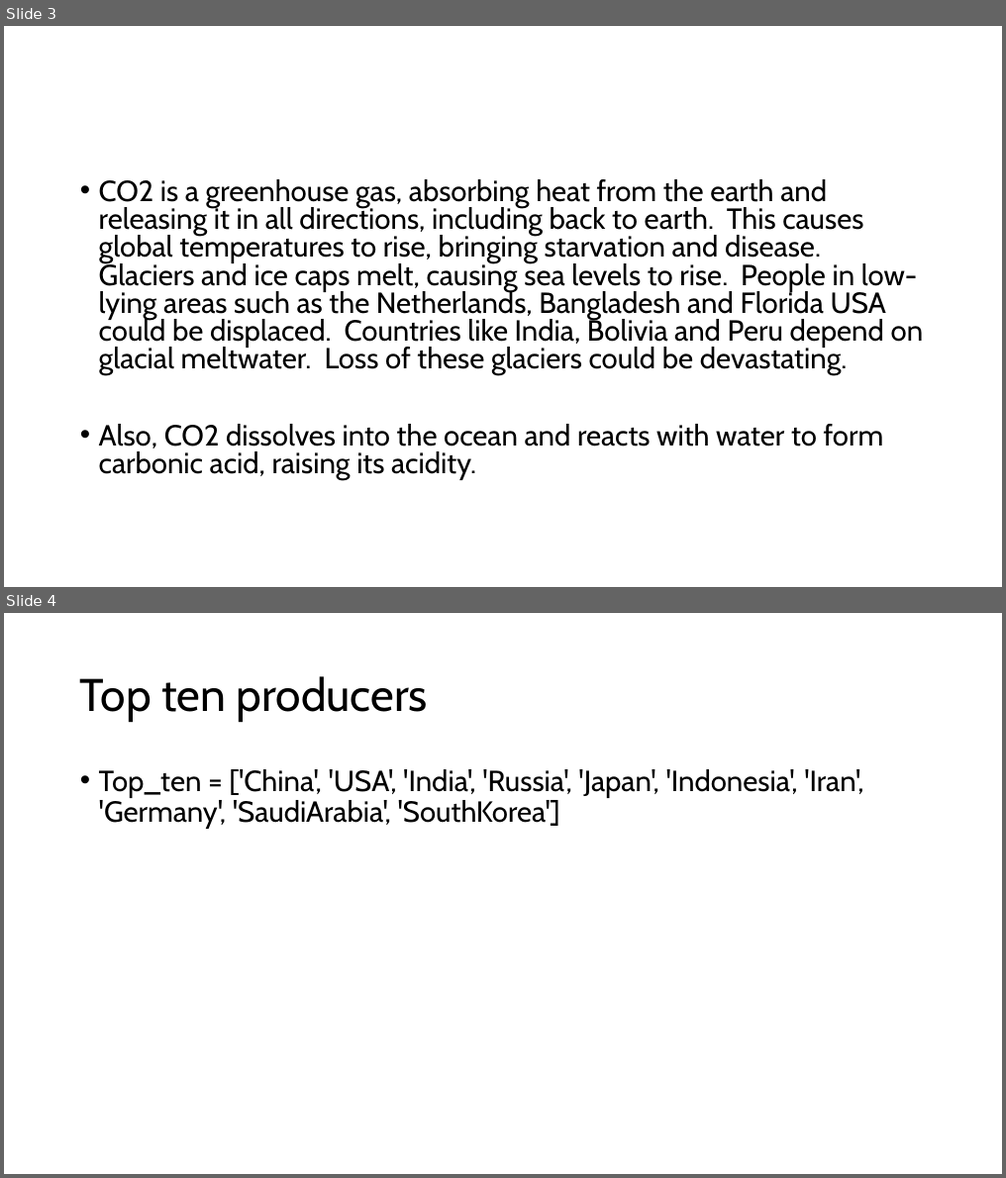
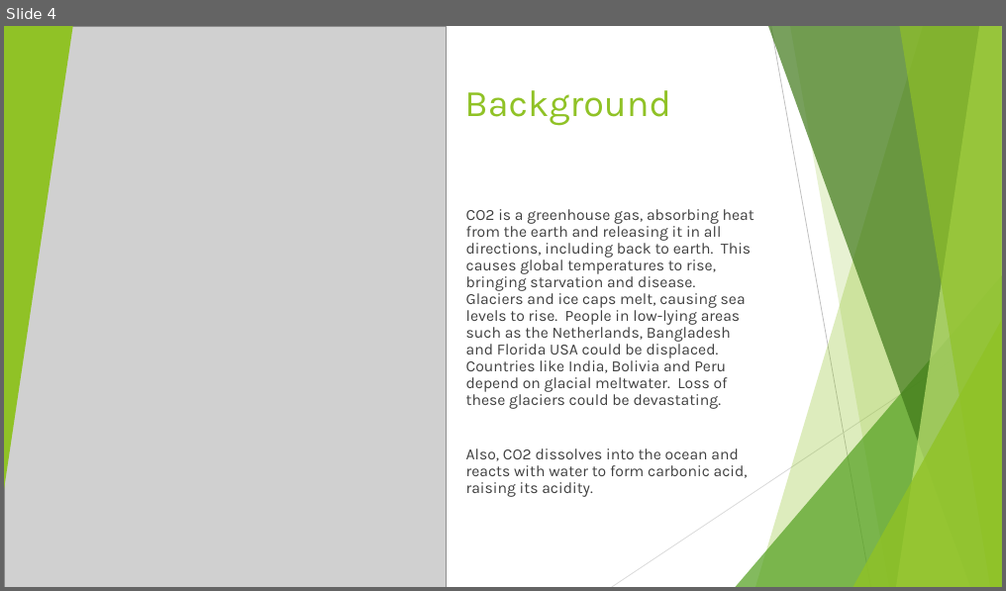
Before and after one commit to ddaniel2024/Project-3, a slide deck: powerpoint.pptx. Shown one above the other, each under a label of ours: slides 3 and 4 before the commit, slide 4 after it. The pictures are 1006x1178 and 1006x591 pixels, drawn with LibreOffice and Linux fonts; fonts in the diff are those of the drawing; grey boxes stand for pictures. Boxes give left, top, right and bottom in pixels: in the first picture for what was removed or moved away, otherwise in the second. Text is boxed around its words. In the diff, an @@ line names an element or a change of style, - is before the commit and + after.

```diff
--- a/powerpoint.pptx
+++ b/powerpoint.pptx
@@ slide 4 removed at bbox=[4, 613, 1002, 1174], background #FFFFFF @@
@@ title removed at bbox=[80, 676, 428, 722] @@
-Top ten producers
@@ text removed at bbox=[99, 769, 863, 829] @@
-• Top_ten = ['China', 'USA', 'India', 'Russia', 'Japan', 'Indonesia', 'Iran', 'Germany', 'SaudiArabia', 'SouthKorea']
@@ what was slide 3 is now slide 4 @@
@@ slide 4 changed as well @@
@@ picture added at bbox=[4, 26, 446, 587] @@
@@ triangle added at bbox=[4, 26, 73, 490], fill #90C226 @@
@@ title added at bbox=[464, 90, 671, 126], 36 pt, text #90C226 @@
+Background
@@ text "CO2 is a greenhouse gas, ...": place and size @@
-text "CO2 is a greenhouse gas, ..." at bbox=[99, 179, 924, 480]
+text "CO2 is a greenhouse gas, ..." at bbox=[466, 209, 754, 497]
@@ text "CO2 is a greenhouse gas, ..." at bbox=[466, 209, 754, 497]: size 28 to 15 pt, font Cabin to Karla, text colour #000000 to #404040; bullet • to ▶; line spacing 0.8 to 0.9 @@
@@ group added at bbox=[4, 26, 1002, 587]: 5 freeform shapes, 3 triangles, 2 lines @@
```
Also in this commit, not shown: 7 other slides changed, 15 slides added, 3 other slides removed.
